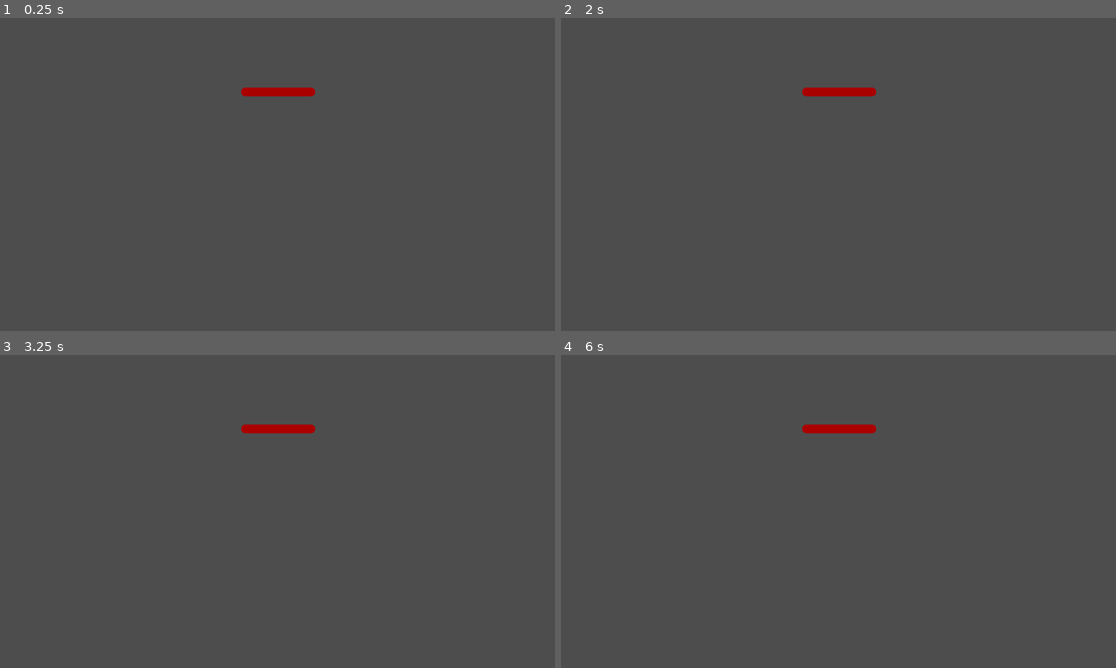
Above: before the commit, frames 1-4 (two rows, left to right).
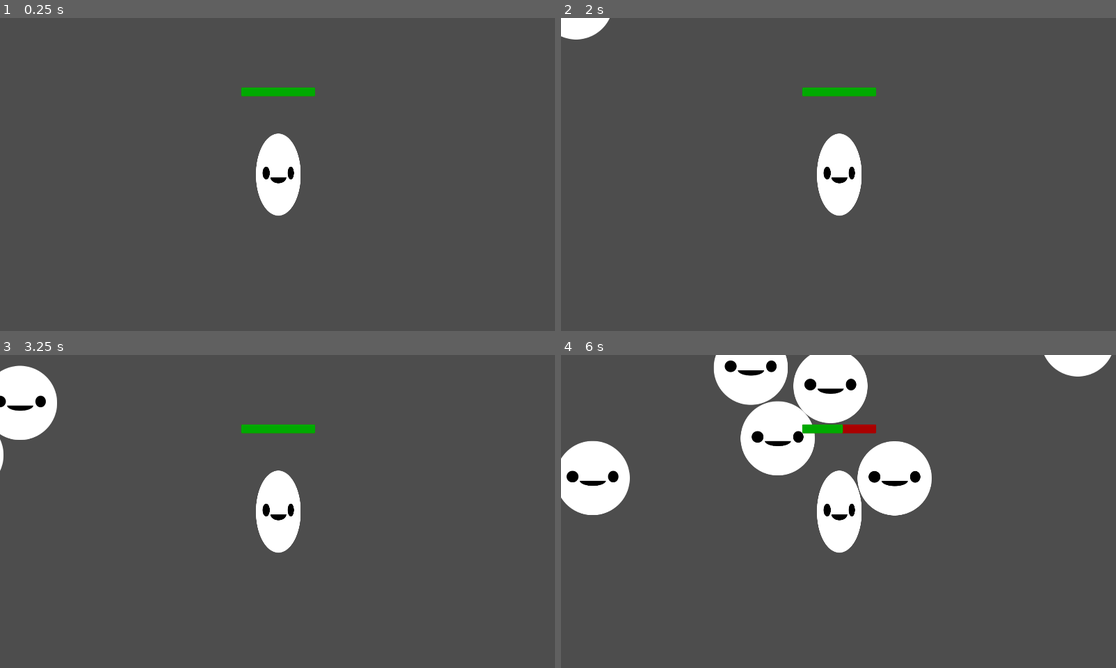
Above: after the commit, the same moments.

Repository: NilsMT/gamejam-803z-03-2026
Game: Godot game, scene res://game.tscn
Two runs of this game, one before a commit and one after it. Both use one fixed random seed, a clock stepped at 60 frames per second and the inputs below.
Inputs:
- Up to frame 1 (0.25 s): no input
- Up to frame 2 (2 s): tap Enter at 0.5 s; hold D (move_right) 0.53-1.28 s; hold S (move_down) from 1.28 s (still down)
- Up to frame 3 (3.25 s): release S (move_down) at 2.03 s; hold D (move_right) 2.03-2.78 s; hold W (move_up) from 2.78 s (still down)
- Up to frame 4 (6 s): release W (move_up) at 3.53 s; hold A (move_left) 3.53-5.03 s; hold S (move_down) 5.03-5.78 s; hold D (move_right) from 5.78 s (still down)

The runs differ from the first frame. In frame 1, 2.1% of the frame differs, in the area x 43-57%, y 22-64%; in frame 2, 2.5%; in frame 3, 4.2%; in frame 4, 14%, in the area x 0-100%, y 0-64%.
Error before the commit: Invalid access to property or key 'global_position' on a base object of type 'null instance'. (res://mob.gd:11)

Commit message:
maj structure sa mère la pute

Diff:
--- a/tangled/characters/angy/angy.tscn
+++ b/tangled/characters/angy/angy.tscn
@@ -1,9 +1,30 @@
 [gd_scene format=3 uid="uid://vf23up0ywxky"]
 
 [ext_resource type="Script" uid="uid://kjkjm5rmd706" path="res://characters/angy/angy.gd" id="1_sh7i8"]
+[ext_resource type="Texture2D" uid="uid://cwhf3iokponcu" path="res://characters/angy/placeholder_angy.png" id="2_glqm8"]
+
+[sub_resource type="Animation" id="Animation_grla5"]
+resource_name = "death"
+
+[sub_resource type="Animation" id="Animation_glqm8"]
+resource_name = "hurt"
+
+[sub_resource type="Animation" id="Animation_krglj"]
+resource_name = "walk"
+
+[sub_resource type="AnimationLibrary" id="AnimationLibrary_grla5"]
+_data = {
+&"death": SubResource("Animation_grla5"),
+&"hurt": SubResource("Animation_glqm8"),
+&"walk": SubResource("Animation_krglj")
+}
 
 [node name="Angy" type="Node2D" unique_id=1584495043]
 script = ExtResource("1_sh7i8")
 
 [node name="AnimationPlayer" type="AnimationPlayer" parent="." unique_id=29994951]
 unique_name_in_owner = true
+libraries/ = SubResource("AnimationLibrary_grla5")
+
+[node name="Sprite2D" type="Sprite2D" parent="." unique_id=643885955]
+texture = ExtResource("2_glqm8")
--- a/tangled/game.tscn
+++ b/tangled/game.tscn
@@ -2,7 +2,7 @@
 
 [ext_resource type="Script" uid="uid://b5fc5oojm74yd" path="res://game.gd" id="1_80nbo"]
 [ext_resource type="PackedScene" uid="uid://dd3rw48ne5l2" path="res://player.tscn" id="2_e2o6t"]
-[ext_resource type="PackedScene" uid="uid://dthenf60kt0jm" path="res://mob.tscn" id="2_feb5d"]
+[ext_resource type="PackedScene" uid="uid://bvr1dlrnahj7e" path="res://ui/game_over/game_over.tscn" id="4_fc0e3"]
 
 [sub_resource type="Curve2D" id="Curve2D_feb5d"]
 _data = {
@@ -10,12 +10,11 @@
 }
 point_count = 5
 
-[node name="game" type="Node2D" unique_id=1419428098]
+[node name="Game" type="Node2D" unique_id=1419428098]
 script = ExtResource("1_80nbo")
 
-[node name="Mob" parent="." unique_id=2054343311 instance=ExtResource("2_feb5d")]
-
 [node name="Player" parent="." unique_id=560301391 instance=ExtResource("2_e2o6t")]
+z_index = 1
 position = Vector2(954, 527)
 
 [node name="Path2D" type="Path2D" parent="Player" unique_id=1891581326]
@@ -26,3 +25,13 @@
 unique_name_in_owner = true
 position = Vector2(960, -540)
 rotation = 1.5707964
+
+[node name="GameOver" parent="." unique_id=653810407 instance=ExtResource("4_fc0e3")]
+unique_name_in_owner = true
+visible = false
+
+[node name="Timer" type="Timer" parent="." unique_id=1339317992]
+autostart = true
+
+[connection signal="health_depleted" from="Player" to="." method="_on_player_health_depleted"]
+[connection signal="timeout" from="Timer" to="." method="_on_timer_timeout"]
--- a/tangled/mob.gd
+++ b/tangled/mob.gd
@@ -18,5 +18,6 @@
 	%Angy.play_hurt()
 
 	if health == 0:
+		%Angy.play_dead()
+		#TODO: wait until animation is done
 		queue_free()
-		#TODO: death animation
--- a/tangled/mob.tscn
+++ b/tangled/mob.tscn
@@ -4,9 +4,11 @@
 [ext_resource type="Script" uid="uid://dwb8t1hxih55n" path="res://mob.gd" id="1_nokgg"]
 
 [sub_resource type="CircleShape2D" id="CircleShape2D_nokgg"]
-radius = 126.0
+radius = 128.0
 
 [node name="Mob" type="CharacterBody2D" unique_id=2054343311]
+collision_layer = 2
+collision_mask = 3
 script = ExtResource("1_nokgg")
 
 [node name="Angy" parent="." unique_id=1918388177 instance=ExtResource("1_dy6sc")]
--- a/tangled/player.gd
+++ b/tangled/player.gd
@@ -2,7 +2,8 @@
 
 signal health_depleted
 
-var health = 100.0
+const START_HEALTH = 100.0
+var health = START_HEALTH
 
 func _physics_process(delta: float) -> void:
 	var direction = Input.get_vector("move_left","move_right","move_up","move_down")
@@ -10,14 +11,24 @@
 	move_and_slide()
 
 	if velocity.length() > 0.0:
-		%HappyBoo.play_walk_animation()
+		%Crocky.play_walk()
 	else:
-		%HappyBoo.play_idle_animation()
+		%Crocky.play_idle()
 
 	const DAMAGE_RATE = 5.0
 	var overlapping_mobs = %HurtBox.get_overlapping_bodies()
 	if overlapping_mobs.size() > 0:
 		health -= DAMAGE_RATE * overlapping_mobs.size() * delta
 		%ProgressBar.value = health
+		%Crocky.play_hurt()
+
+		print("pd")
+
 		if health <= 0.0:
 			health_depleted.emit()
+			%Crocky.play_death()
+
+
+func _on_ready() -> void:
+	%ProgressBar.value = health
+	%ProgressBar.max_value = START_HEALTH
--- a/tangled/player.tscn
+++ b/tangled/player.tscn
@@ -2,26 +2,33 @@
 
 [ext_resource type="PackedScene" uid="uid://7sdxi43l1bxw" path="res://characters/crocky/crocky.tscn" id="1_4flbx"]
 [ext_resource type="Script" uid="uid://y6rtvvgvxl32" path="res://player.gd" id="1_onrkg"]
+[ext_resource type="Texture2D" uid="uid://cwhf3iokponcu" path="res://characters/angy/placeholder_angy.png" id="3_i3pqv"]
 
 [sub_resource type="CapsuleShape2D" id="CapsuleShape2D_onrkg"]
+radius = 79.0
+height = 290.0
 
 [sub_resource type="CircleShape2D" id="CircleShape2D_onrkg"]
-radius = 256.0
+radius = 740.0
 
 [sub_resource type="StyleBoxFlat" id="StyleBoxFlat_onrkg"]
 bg_color = Color(0.6666667, 0, 0, 1)
-corner_radius_top_left = 16
-corner_radius_top_right = 16
-corner_radius_bottom_right = 16
-corner_radius_bottom_left = 16
+corner_radius_top_left = 4
+corner_radius_top_right = 4
+corner_radius_bottom_right = 4
+corner_radius_bottom_left = 4
 
 [sub_resource type="StyleBoxFlat" id="StyleBoxFlat_i3pqv"]
 bg_color = Color(0, 0.6666667, 0, 1)
+corner_radius_top_left = 4
+corner_radius_top_right = 4
+corner_radius_bottom_right = 4
+corner_radius_bottom_left = 4
 
 [node name="Player" type="CharacterBody2D" unique_id=560301391]
 script = ExtResource("1_onrkg")
 
-[node name="Crocro" parent="." unique_id=269349362 instance=ExtResource("1_4flbx")]
+[node name="Crocky" parent="." unique_id=269349362 instance=ExtResource("1_4flbx")]
 unique_name_in_owner = true
 
 [node name="Camera2D" type="Camera2D" parent="." unique_id=1545904621]
@@ -29,12 +36,12 @@
 [node name="CollisionShape2D" type="CollisionShape2D" parent="." unique_id=1630267291]
 shape = SubResource("CapsuleShape2D_onrkg")
 
-[node name="DetectionBox" type="Area2D" parent="." unique_id=114584655]
+[node name="HurtBox" type="Area2D" parent="." unique_id=114584655]
 unique_name_in_owner = true
 collision_layer = 0
 collision_mask = 2
 
-[node name="CollisionShape2D" type="CollisionShape2D" parent="DetectionBox" unique_id=583846421]
+[node name="CollisionShape2D" type="CollisionShape2D" parent="HurtBox" unique_id=583846421]
 shape = SubResource("CircleShape2D_onrkg")
 
 [node name="ProgressBar" type="ProgressBar" parent="." unique_id=1820528012]
@@ -47,3 +54,10 @@
 theme_override_styles/fill = SubResource("StyleBoxFlat_i3pqv")
 step = 1.0
 show_percentage = false
+
+[node name="Sprite2D" type="Sprite2D" parent="." unique_id=771747230]
+position = Vector2(0.5, 0.5000086)
+scale = Vector2(0.60546875, 1.1054688)
+texture = ExtResource("3_i3pqv")
+
+[connection signal="ready" from="." to="." method="_on_ready"]
--- a/tangled/project.godot
+++ b/tangled/project.godot
@@ -101,21 +101,30 @@
 move_left={
 "deadzone": 0.5,
 "events": [Object(InputEventKey,"resource_local_to_scene":false,"resource_name":"","device":-1,"window_id":0,"alt_press …(191 unchanged characters)…
+, Object(InputEventKey,"resource_local_to_scene":false,"resource_name":"","device":-1,"window_id":0,"alt_pressed":false,"shift_pressed":false,"ctrl_pressed":false,"meta_pressed":false,"pressed":false,"keycode":0,"physical_keycode":4194319,"key_label":0,"unicode":0,"location":0,"echo":false,"script":null)
 ]
 }
 move_right={
 "deadzone": 0.5,
 "events": [Object(InputEventKey,"resource_local_to_scene":false,"resource_name":"","device":-1,"window_id":0,"alt_press …(192 unchanged characters)…
+, Object(InputEventKey,"resource_local_to_scene":false,"resource_name":"","device":-1,"window_id":0,"alt_pressed":false,"shift_pressed":false,"ctrl_pressed":false,"meta_pressed":false,"pressed":false,"keycode":0,"physical_keycode":4194321,"key_label":0,"unicode":0,"location":0,"echo":false,"script":null)
 ]
 }
 move_up={
 "deadzone": 0.5,
 "events": [Object(InputEventKey,"resource_local_to_scene":false,"resource_name":"","device":-1,"window_id":0,"alt_press …(192 unchanged characters)…
+, Object(InputEventKey,"resource_local_to_scene":false,"resource_name":"","device":-1,"window_id":0,"alt_pressed":false,"shift_pressed":false,"ctrl_pressed":false,"meta_pressed":false,"pressed":false,"keycode":0,"physical_keycode":4194320,"key_label":0,"unicode":0,"location":0,"echo":false,"script":null)
 ]
 }
 move_down={
 "deadzone": 0.5,
 "events": [Object(InputEventKey,"resource_local_to_scene":false,"resource_name":"","device":-1,"window_id":0,"alt_press …(192 unchanged characters)…
+, Object(InputEventKey,"resource_local_to_scene":false,"resource_name":"","device":-1,"window_id":0,"alt_pressed":false,"shift_pressed":false,"ctrl_pressed":false,"meta_pressed":false,"pressed":false,"keycode":0,"physical_keycode":4194322,"key_label":0,"unicode":0,"location":0,"echo":false,"script":null)
+]
+}
+attack={
+"deadzone": 0.2,
+"events": [Object(InputEventMouseButton,"resource_local_to_scene":false,"resource_name":"","device":-1,"window_id":0,"alt_pressed":false,"shift_pressed":false,"ctrl_pressed":false,"meta_pressed":false,"button_mask":1,"position":Vector2(265, 18),"global_position":Vector2(277, 78),"factor":1.0,"button_index":1,"canceled":false,"pressed":true,"double_click":false,"script":null)
 ]
 }
 
Binary file added: tangled/characters/angy/placeholder_angy.png
Not shown, added: tangled/characters/angy/placeholder_angy.png.import
